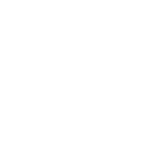
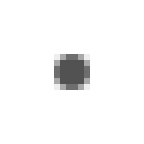
Before/after of a (144, 144) layered artwork. What changed in the layer stack:
added layer "Calque 1" (68%) above "√" over [54, 54, 90, 90]
